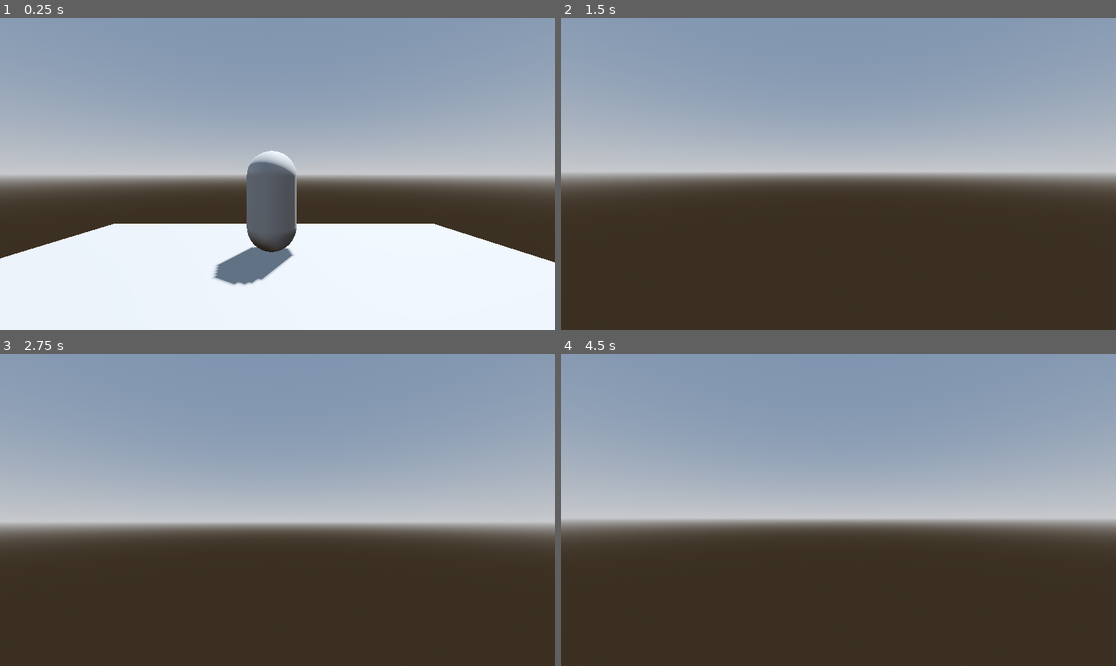
Above: before the commit, frames 1-4 (two rows, left to right).
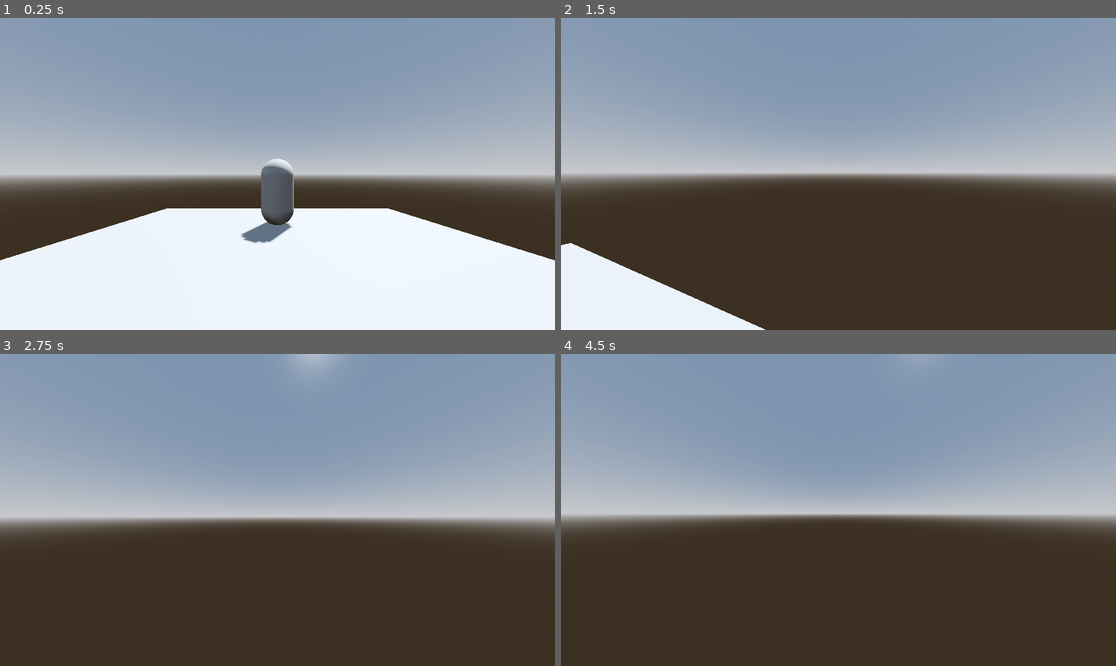
Above: after the commit, the same moments.

Repository: RamiMaseesa/Just-a-red-button
Game: Godot game, scene res://Scene/TestScene1.tscn
Two runs of this game, one before a commit and one after it. Both use one fixed random seed, a clock stepped at 60 frames per second and the inputs below. The project has no main scene, so this scene is started directly.
Inputs (mouse positions are in pixels of both pictures, inside the frame that each line leads up to):
- Up to frame 1 (0.25 s): no input
- Up to frame 2 (1.5 s): tap Enter (ui_accept) at 0.5, 0.77 s; move the mouse to (866, 174) at 0.52 s; hold Shift (sprint) 0.53-1.28 s; hold Up (ui_up) from 0.53 s (still down); move the mouse to (810, 174) at 1.27 s; tap Shift (sprint) at 1.35 s
- Up to frame 3 (2.75 s): keep holding Up (ui_up); tap Enter (ui_accept) at 1.52, 2 s; move the mouse to (288, 503) at 2.02 s; hold Shift (sprint) from 2.03 s (still down)
- Up to frame 4 (4.5 s): keep holding Up (ui_up); tap Enter (ui_accept) at 2.75, 3.02, 3.5, 3.77, 4.25 s; move the mouse to (832, 516) at 2.77 s; release Shift (sprint) at 2.78 s; tap Shift (sprint) at 2.85, 4.35 s; move the mouse to (877, 513) at 3.52 s; hold Shift (sprint) 3.53-4.28 s; move the mouse to (794, 506) at 4.27 s

The runs differ from the first frame. In frame 1, 4.9% of the frame differs, in the area x 0-100%, y 42-86%; in frame 2, 5.4%; in frame 3, 6.0%, in the area x 0-100%, y 0-59%; in frame 4, 5.7%.

Commit message:
feat: added fov change when moving

Diff:
--- a/justaredbutton/Prefabs/Player.tscn
+++ b/justaredbutton/Prefabs/Player.tscn
@@ -22,3 +22,4 @@
 
 [node name="Camera3D" type="Camera3D" parent="Head"]
 transform = Transform3D(1, 0, 0, 0, 1, 0, 0, 0, 1, 0, 1.57268, 0)
+fov = 90.0
--- a/justaredbutton/Scene/TestScene1.tscn
+++ b/justaredbutton/Scene/TestScene1.tscn
@@ -46,9 +46,6 @@
 mesh = SubResource("PlaneMesh_mlmap")
 skeleton = NodePath("../..")
 
-[node name="CharacterBody3D" parent="." instance=ExtResource("2_64p6a")]
-transform = Transform3D(1, 0, 0, 0, 1, 0, 0, 0, 1, 0.0345621, 0.079334, 1.33808)
-
 [node name="CharacterBody3D2" type="CharacterBody3D" parent="."]
 
 [node name="MeshInstance3D" type="MeshInstance3D" parent="CharacterBody3D2"]
@@ -56,5 +53,8 @@
 mesh = SubResource("CapsuleMesh_6kwba")
 
 [node name="CollisionShape3D" type="CollisionShape3D" parent="CharacterBody3D2"]
-transform = Transform3D(1, 0, 0, 0, 1, 0, 0, 0, 1, 0, 1.64072, -2.76334)
+transform = Transform3D(1, 0, 0, 0, 1, 0, 0, 0, 1, 0, 1.04832, -2.76334)
 shape = SubResource("ConvexPolygonShape3D_0gtdt")
+
+[node name="CharacterBody3D" parent="." instance=ExtResource("2_64p6a")]
+transform = Transform3D(1, 0, 0, 0, 1, 0, 0, 0, 1, -0.0777941, 0.079334, 1.94229)
--- a/justaredbutton/Scripts/PlayerMovement.gd
+++ b/justaredbutton/Scripts/PlayerMovement.gd
@@ -12,7 +12,7 @@
 var t_bob = 0.0
 
 #fov variables
-const BASE_FOV = 75.0
+const BASE_FOV = 90
 const FOV_CHANGE = 1.5
 
 @onready var head = $Head
@@ -47,16 +47,25 @@
 	# As good practice, you should replace UI actions with custom gameplay actions.
 	var input_dir := Input.get_vector("ui_left", "ui_right", "ui_up", "ui_down")
 	var direction: Vector3 = (head.transform.basis * Vector3(input_dir.x, 0, input_dir.y)).normalized()
-	if direction:
-		velocity.x = direction.x * speed
-		velocity.z = direction.z * speed
+
+	if is_on_floor():
+		if direction:
+			velocity.x = direction.x * speed
+			velocity.z = direction.z * speed
+		else:
+			velocity.x = lerp(velocity.x, direction.x * speed, delta * 7.0)
+			velocity.z = lerp(velocity.z, direction.z * speed, delta * 7.0)
 	else:
-		velocity.x = 0
-		velocity.z = 0
+		velocity.x = lerp(velocity.x, direction.x * speed, delta * 3.0)
+		velocity.z = lerp(velocity.z, direction.z * speed, delta * 3.0)
 
 	# head bob
 	t_bob += delta * velocity.length() * float(is_on_floor())
 	camera.transform.origin = _headbob(t_bob)
+
+	var velocity_clamped = clamp(velocity.length(), 0.5, SPRINT_SPEED * 2)
+	var target_fov = BASE_FOV + FOV_CHANGE * velocity_clamped
+	camera.fov = lerp(camera.fov, target_fov, delta * 8.0)
 
 	move_and_slide()
 
